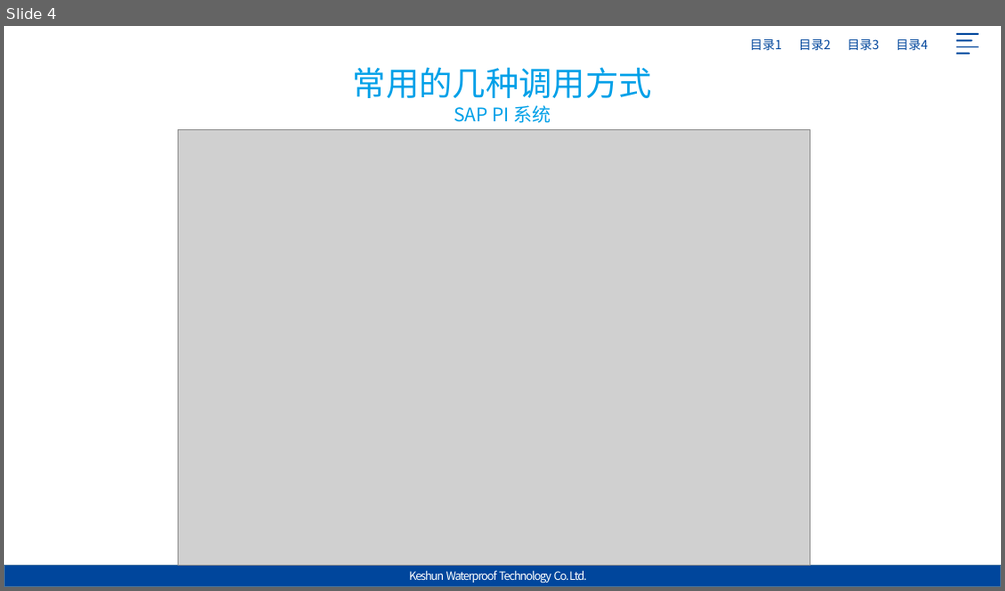
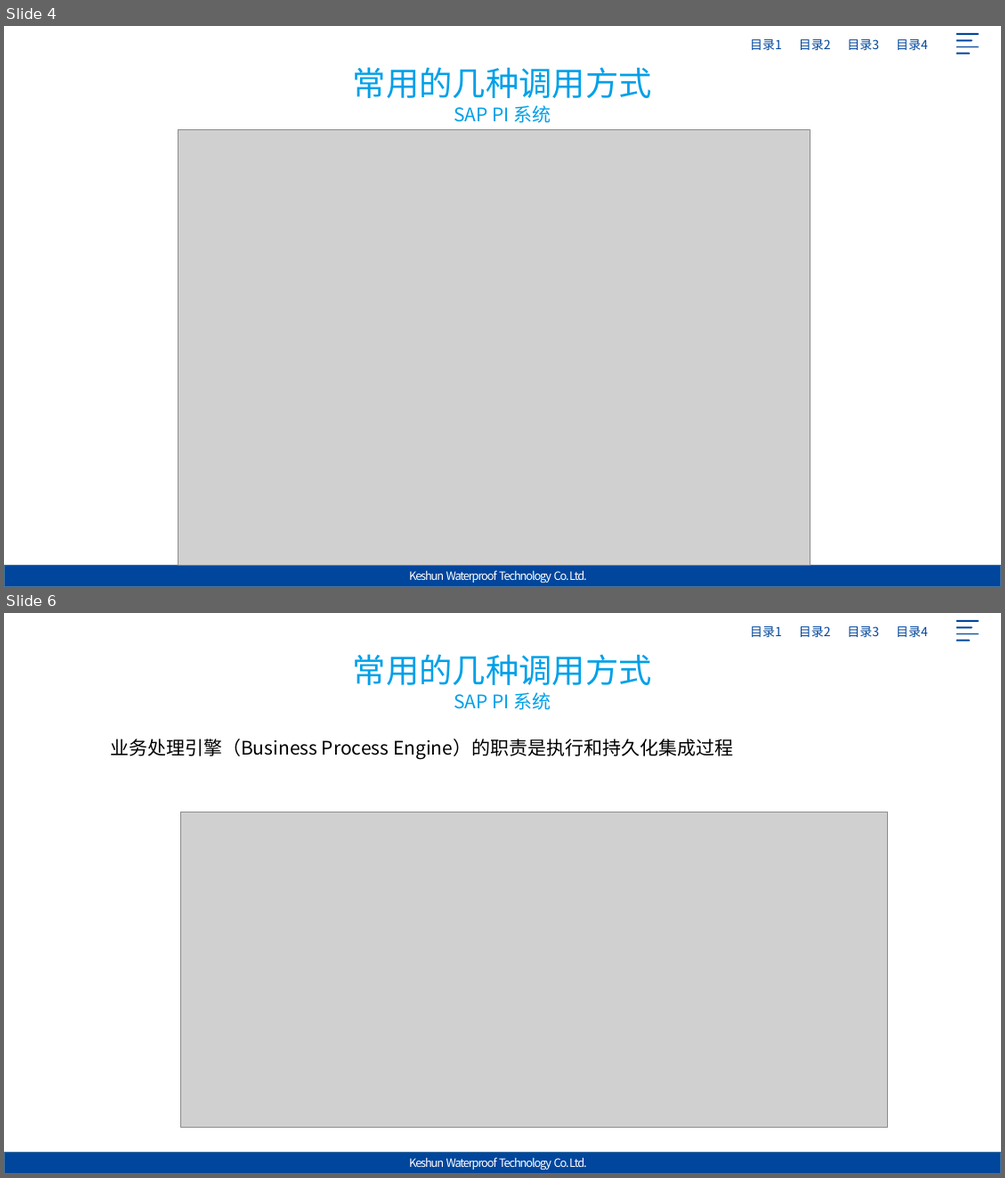
Before and after one commit to Jack-liangqihua/ABAP_CODER, a slide deck: 专题研究/外围系统集成/SAP与外围系统集成.pptx. Shown one above the other, each under a label of ours: slide 4 before the commit, slides 4 and 6 after it; the slides between them are not shown. The pictures are 1005x591 and 1005x1178 pixels, drawn with LibreOffice and Linux fonts; fonts in the diff are those of the drawing; grey boxes stand for pictures; background and template pictures are left out. Boxes give left, top, right and bottom in pixels: in the first picture for what was removed or moved away, otherwise in the second. Text is boxed around its words. In the diff, an @@ line names an element or a change of style, - is before the commit and + after.

```diff
--- a/专题研究/外围系统集成/SAP与外围系统集成.pptx
+++ b/专题研究/外围系统集成/SAP与外围系统集成.pptx
@@ slide 6 added at (4,613,1001,1174), background picture (left out); not listed: 3 template elements that a slide beside it also shows @@
@@ text added at (353,654,652,710), 32 pt, text gradient #00A0E8 to #00469C @@
+常用的几种调用方式
+SAP PI 系统
@@ text added at (110,738,733,759), 18 pt, text #000000 @@
+业务处理引擎（Business Process Engine）的职责是执行和持久化集成过程
@@ picture added at (180,811,888,1127) @@
@@ rectangle added at (4,1152,1001,1174), fill #00469C, outline #43739E 1 pt @@
@@ text added at (402,1152,603,1174), 11 pt, text #FFFFFF @@
+Keshun Waterproof Technology Co. Ltd.
```
Also in this commit, not shown: 3 slides changed, 7 other slides added, 2 other files.
